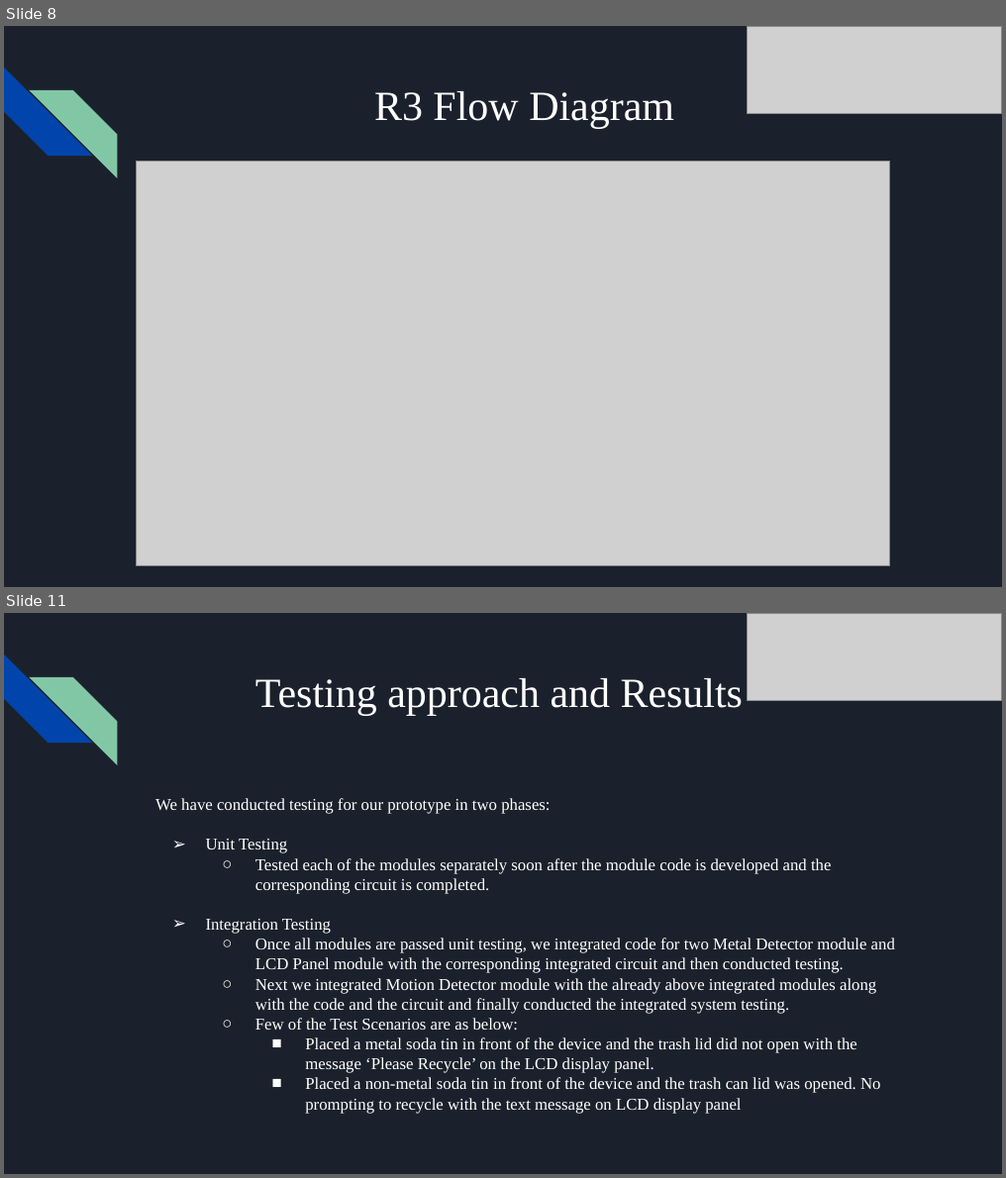
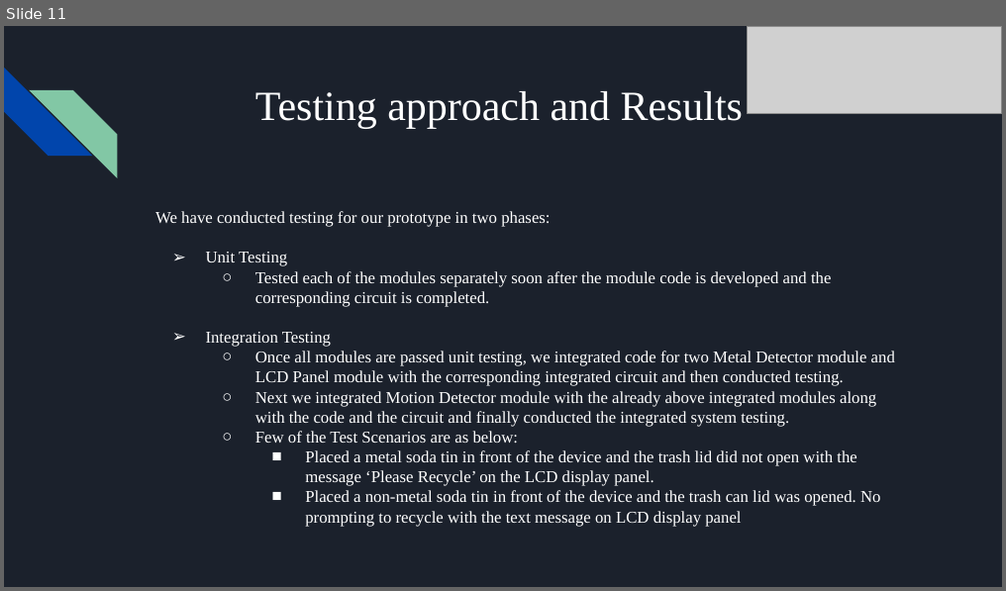
Before and after one commit to theroboknights/r3, a slide deck: presentations/R3 Technical Presentation.pptx. Shown one above the other, each under a label of ours: slides 8 and 11 before the commit, slide 11 after it; the slides between them are not shown. The pictures are 1006x1178 and 1006x591 pixels, drawn with LibreOffice and Linux fonts; fonts in the diff are those of the drawing; grey boxes stand for pictures. Boxes give left, top, right and bottom in pixels: in the first picture for what was removed or moved away, otherwise in the second. Text is boxed around its words. In the diff, an @@ line names an element or a change of style, - is before the commit and + after.

```diff
--- a/presentations/R3 Technical Presentation.pptx
+++ b/presentations/R3 Technical Presentation.pptx
@@ slide 8 removed at (4, 26, 1002, 587), background #1B212C; not listed: 2 template elements that a slide beside it also shows @@
@@ picture removed at (747, 26, 1002, 113) @@
@@ title removed at (374, 91, 674, 128) @@
-R3 Flow Diagram
@@ picture removed at (136, 162, 890, 567) @@
```
Also in this commit, not shown: 4 slides changed, 4 slides added.
